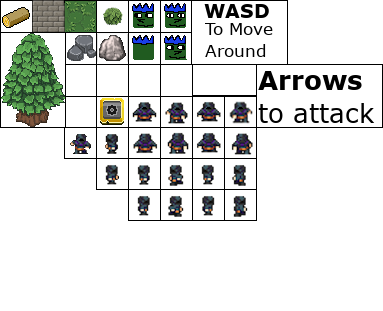
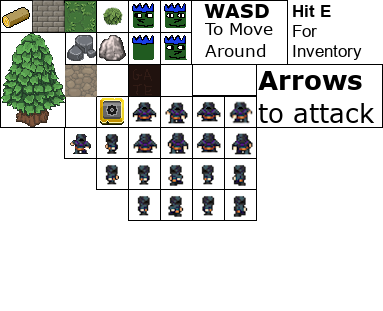
Layers edited between the first and the second 383×311 image:
painted on "sheet.png" over 65, 5, 362, 97
